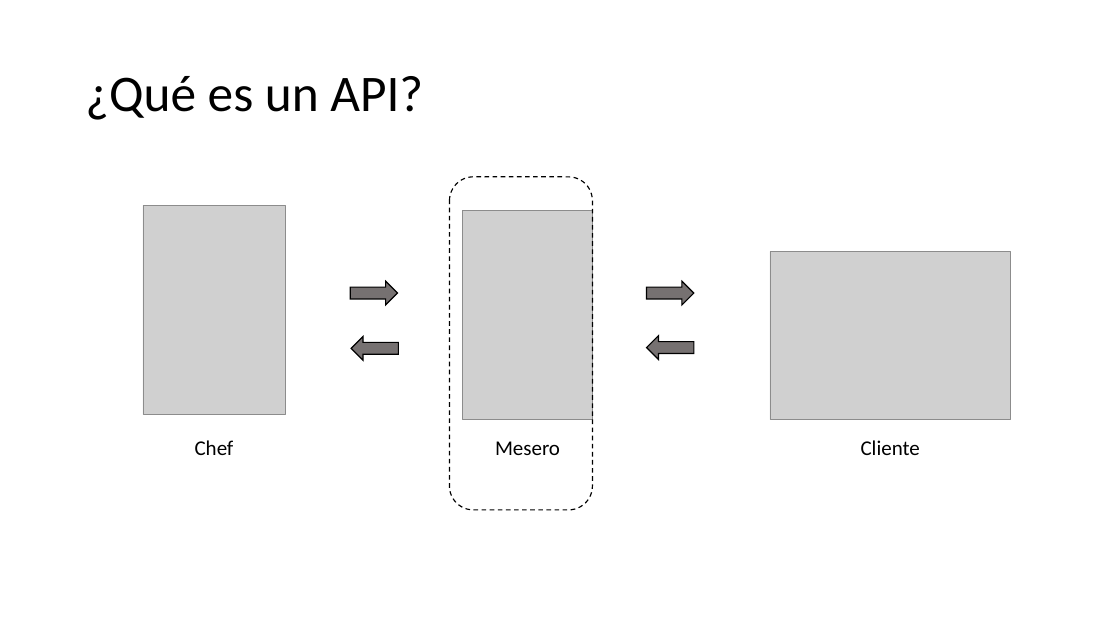
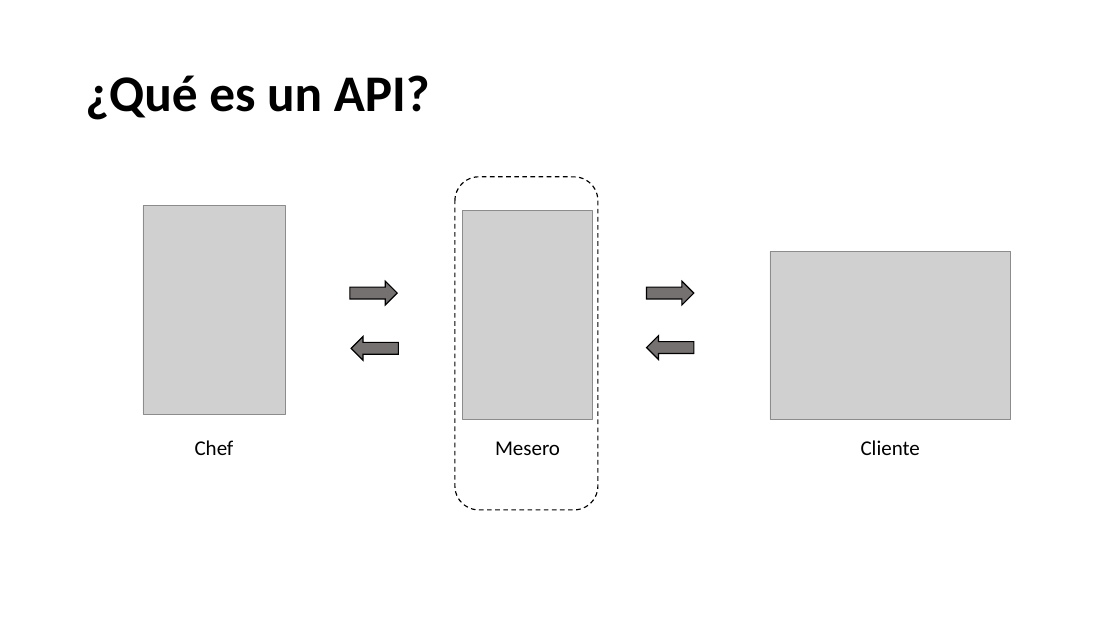
Before and after one commit to 26-jorge-01/ML-Basics, a slide deck: slide 10 of 3. Optimizacion_y_despliegue/4. Optimización y despliegue.pptx. Drawn at 1120x630 pixels with LibreOffice and Linux fonts; fonts in the diff are those of the drawing; grey boxes stand for pictures. Boxes give left, top, right and bottom in pixels: in the first picture for what was removed or moved away, otherwise in the second. Text is boxed around its words. In the diff, an @@ line names an element or a change of style, - is before the commit and + after.

```diff
--- a/3. Optimizacion_y_despliegue/4. Optimización y despliegue.pptx
+++ b/3. Optimizacion_y_despliegue/4. Optimización y despliegue.pptx
@@ title "¿Qué es un API?" at (x1=85, y1=75, x2=430, y2=120): bold on @@
@@ rounded rectangle moved from (x1=450, y1=177, x2=592, y2=510) to (x1=455, y1=177, x2=598, y2=510) @@
```
Also in this commit, not shown: 10 other slides changed, 2 other files.
